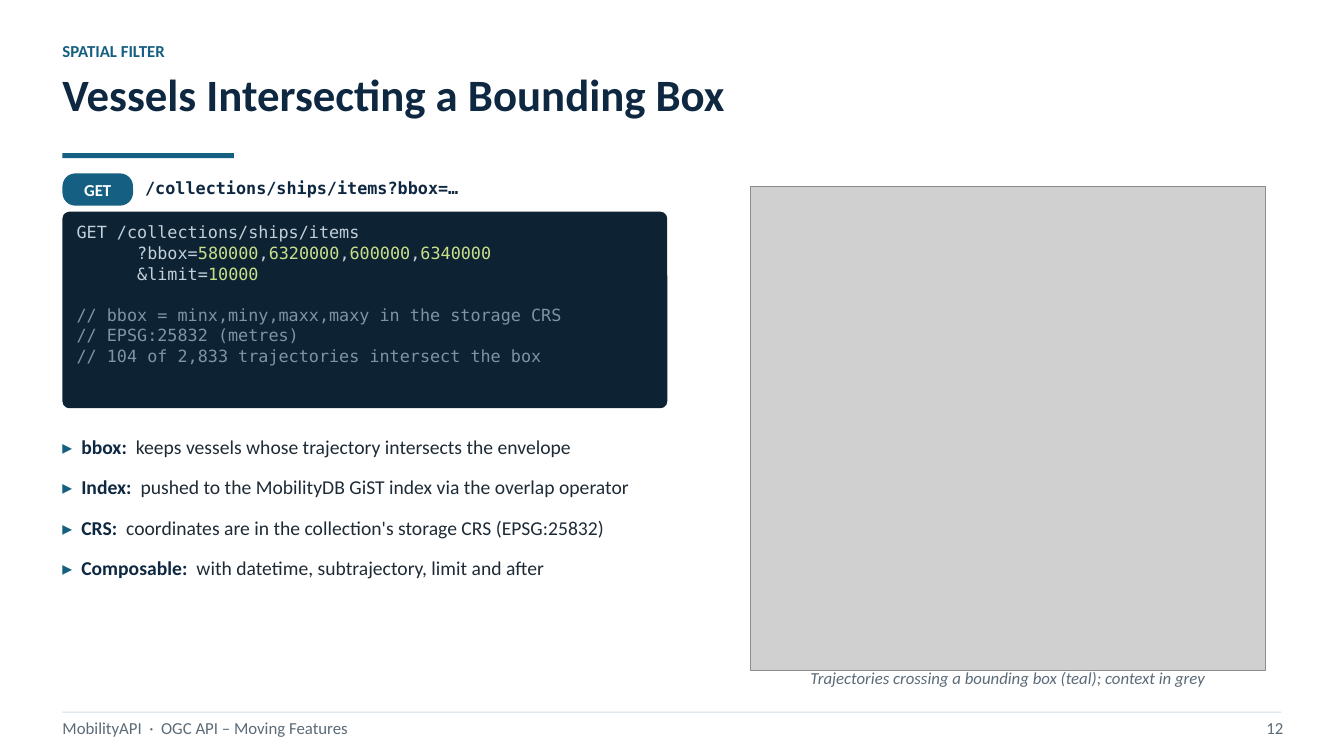
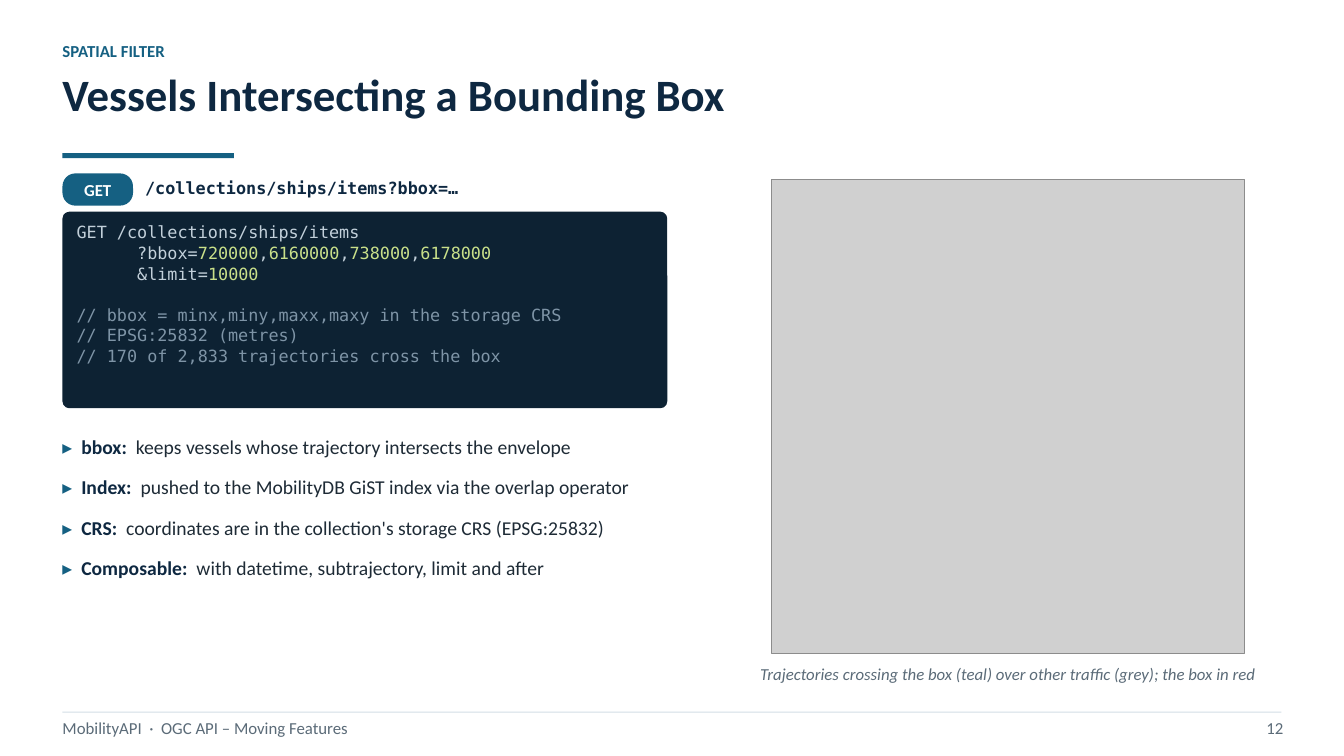
Before and after one commit to MobilityDB/MobilityAPI, a slide deck: slide 15 of MobilityAPIV5.pptx. Drawn at 1344x756 pixels with LibreOffice and Linux fonts; fonts in the diff are those of the drawing; grey boxes stand for pictures. Boxes give left, top, right and bottom in pixels: in the first picture for what was removed or moved away, otherwise in the second. Text is boxed around its words. In the diff, an @@ line names an element or a change of style, - is before the commit and + after.

Commit message:
V5 deck: navy-baked OGC logo, real-data figures, captions under images, future-work slide
Bakes the navy slide colour into the OGC badge corners (opaque), so the white
corners are gone in both PowerPoint and the LibreOffice PDF. Replaces the three
reused figures with real-data plots in one plain style: an overview of the 2026
AIS network, a bounding-box query showing the trajectories that cross the box
(teal) over other traffic (grey) with the box in red, and a subtrajectory plot
showing the one-hour clipped portions (green) over full trajectories (grey).
Captions now sit directly under each image (no gap). Adds a future-work slide
generalising the thin-tier pattern across MEOS engines: MobilityDB today, with
MobilityDuck, MobilitySpark and MobilityFlink reusing the same MF-JSON/WKB tier.

```diff
--- a/MobilityAPIV5.pptx
+++ b/MobilityAPIV5.pptx
@@ picture: place and size @@
-picture at (750,187,1265,670)
+picture at (771,179,1245,653)
@@ text at (137,246,491,262): text changed @@
-?bbox=580000,6320000,600000,6340000
+?bbox=720000,6160000,738000,6178000
@@ text at (107,349,501,366): text changed @@
-// 104 of 2,833 trajectories intersect the box
+// 170 of 2,833 trajectories cross the box
@@ text at (760,668,1255,683): text changed @@
-Trajectories crossing a bounding box (teal); context in grey
+Trajectories crossing the box (teal) over other traffic (grey); the box in red
```
Also in this commit, not shown: 4 other slides changed, 1 slide added, 1 other file.
